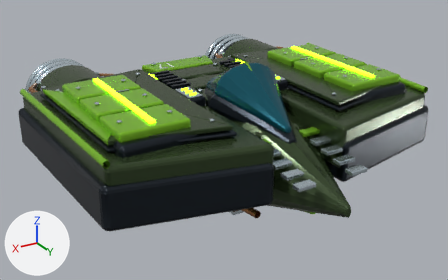
The Blender file docs/solid-fleet-20260908/17.blend as it was, and as the next commit left it.
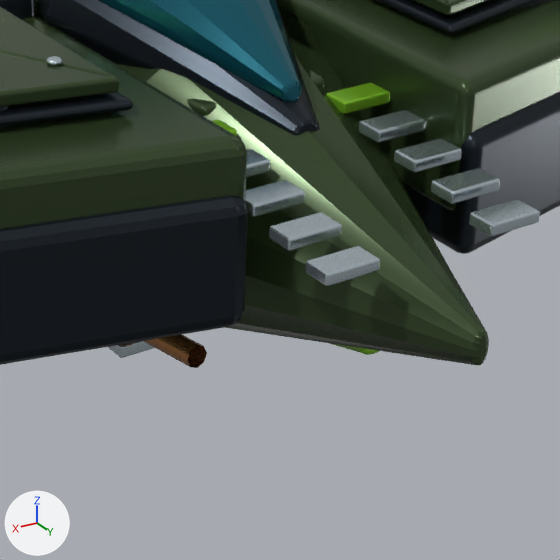
Old and new are each drawn whole from a 50 mm camera at (2.5, 4.14, 1.92) aimed at (0.04, 0.04, -0.13) and again close up on the part from 43% to 84% of the width and 36% to 100% of the height. Lighting does not change. The marker at lower left points along +X, +Y and +Z. The last two pictures show the newer version.

In view in the first close-up: 'SolidHull_17'.
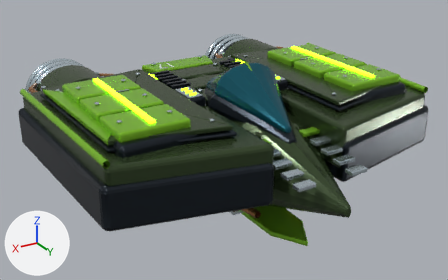
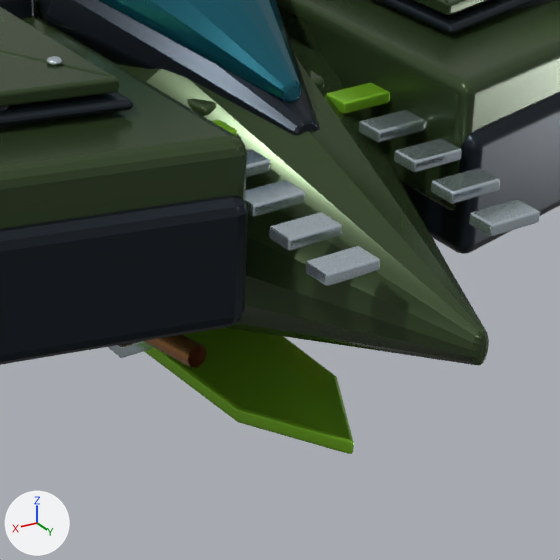
What differs and where, as boxes (x1, y1, x2, y2) in the close-ups (560 x 560 px):
'SolidHull_17', reshaped: before (0, 0, 560, 368); after (0, 0, 560, 454)
part 1 of me_deep_structural_fuselage, added (green): after (144, 327, 354, 454)
part 2 of me_deep_structural_fuselage, cut back: before (286, 88, 379, 355); after (286, 88, 299, 101)

What the commit changed:
me_deep_structural_fuselage is used by ob_solidhull_17; location (0.0, 0.0, 0.0).
me_deep_structural_fuselage had 26054 vertices, 25282 faces and spanned x -1.5..1.5, y -1.55..1.55, z -0.6..0.6.
me_deep_structural_fuselage now has 26076 vertices, 25316 faces and spans x -1.5..1.5, y -1.55..1.55, z -0.6..0.6.
me_deep_structural_fuselage part 1: a new loose piece of 88 vertices spanning x -0.2..0.2, y -0.75..1.16, z -0.57..-0.53, in mat_livery_contrast_16 (green #8bce2f).
Part 2, on me_deep_structural_fuselage:
258 vertices are removed from x -0.26..0.26, y -0.75..1.21, z -0.45..-0.19.
255 faces are deleted.
3 new faces join them, mat_deep_teal_canopy (dark cyan #185f6f).
2 new faces join them, mat_livery_contrast_16 (green #8bce2f).
Other edits to the shape of me_deep_structural_fuselage do not show in these pictures.
